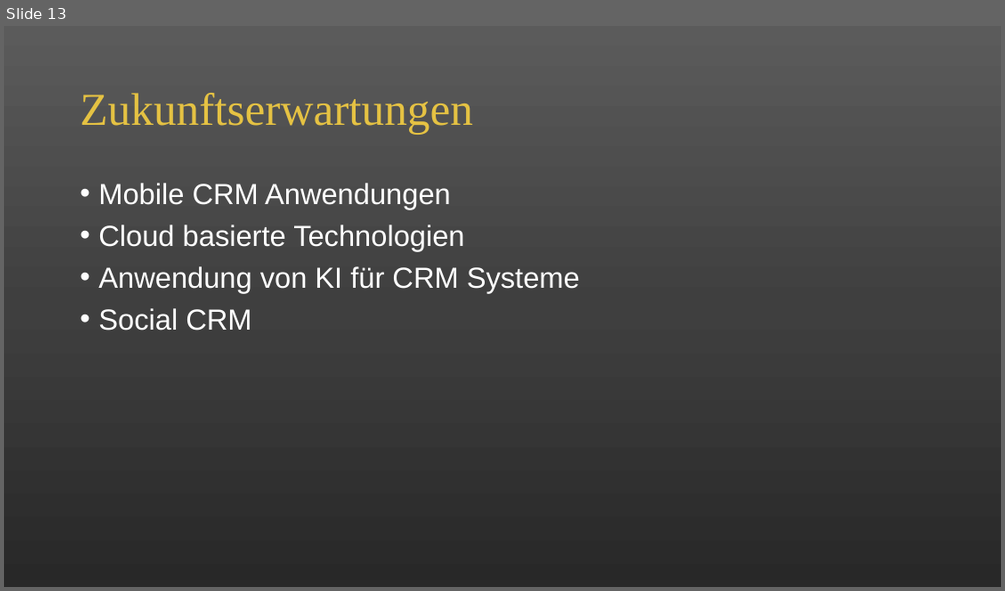
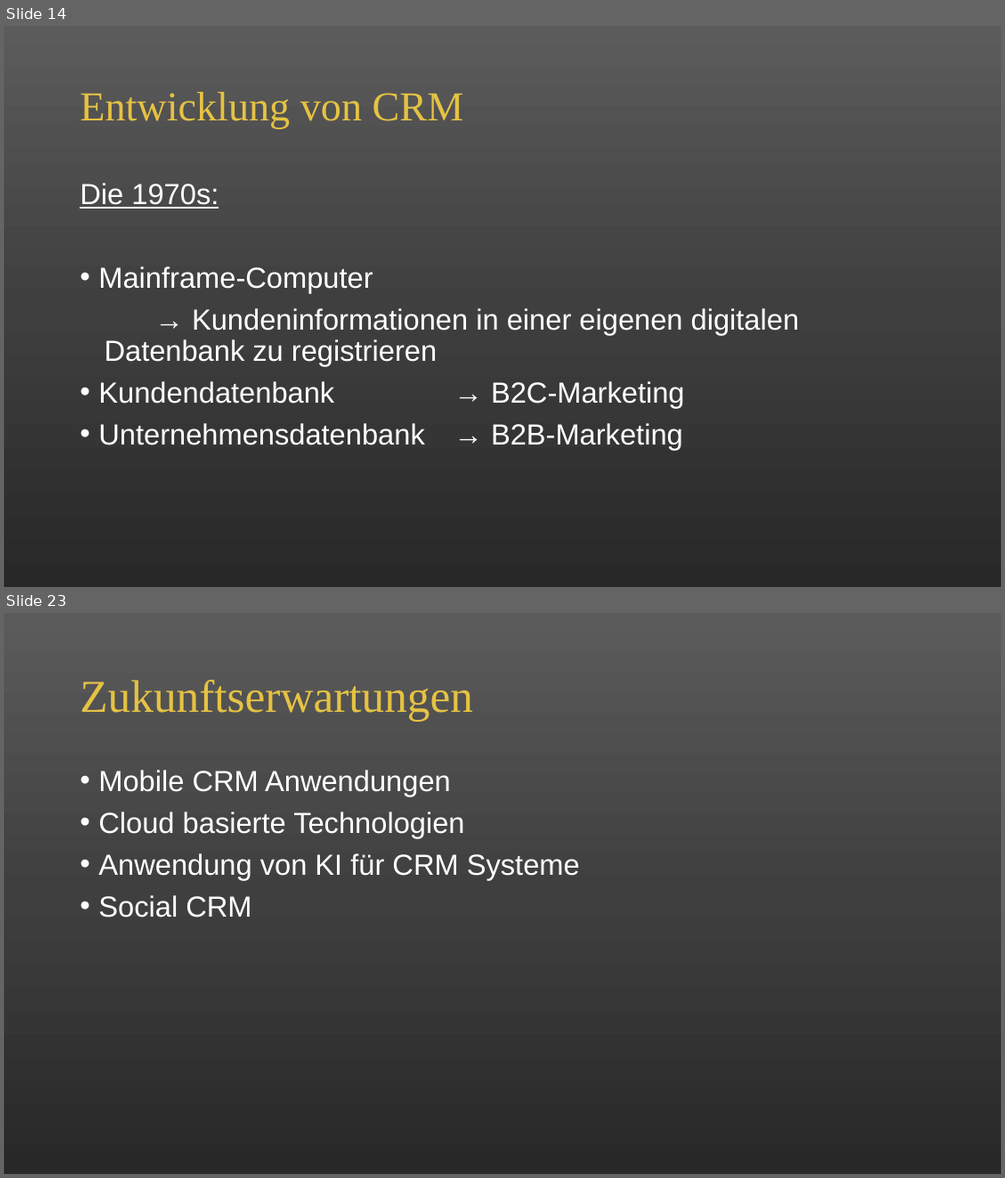
Before and after one commit to alicapr/CRM, a slide deck: CRM.pptx. Shown one above the other, each under a label of ours: slide 13 before the commit, slides 14 and 23 after it; the slides between them are not shown. The pictures are 1005x591 and 1005x1178 pixels, drawn with LibreOffice and Linux fonts; fonts in the diff are those of the drawing. Boxes give left, top, right and bottom in pixels: in the first picture for what was removed or moved away, otherwise in the second. Text is boxed around its words. In the diff, an @@ line names an element or a change of style, - is before the commit and + after.

```diff
--- a/CRM.pptx
+++ b/CRM.pptx
@@ slide 14 added at (4, 26, 1001, 587), background gradient #5B5B5B to #404040 to #292929 @@
@@ title added at (80, 92, 464, 128), 39.6 pt, text #E5C243 @@
+Entwicklung von CRM
@@ text added at (80, 183, 800, 450), 28 pt, text #FFFFFF @@
+Die 1970s:
+• Mainframe-Computer
+→ Kundeninformationen in einer eigenen digitalen Datenbank zu registrieren
+• Kundendatenbank → B2C-Marketing
+• Unternehmensdatenbank → B2B-Marketing
@@ what was slide 13 is now slide 23 @@
```
Also in this commit, not shown: 10 other slides added, 1 slide removed.
